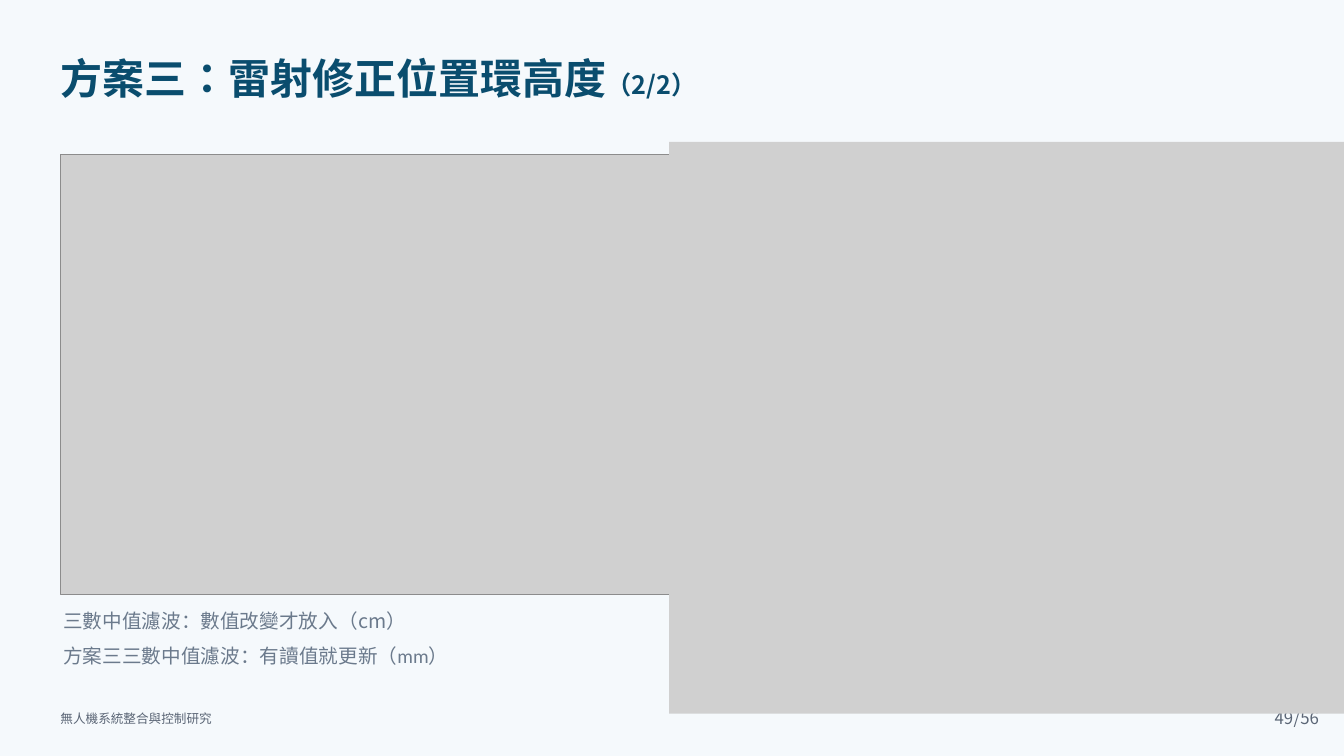
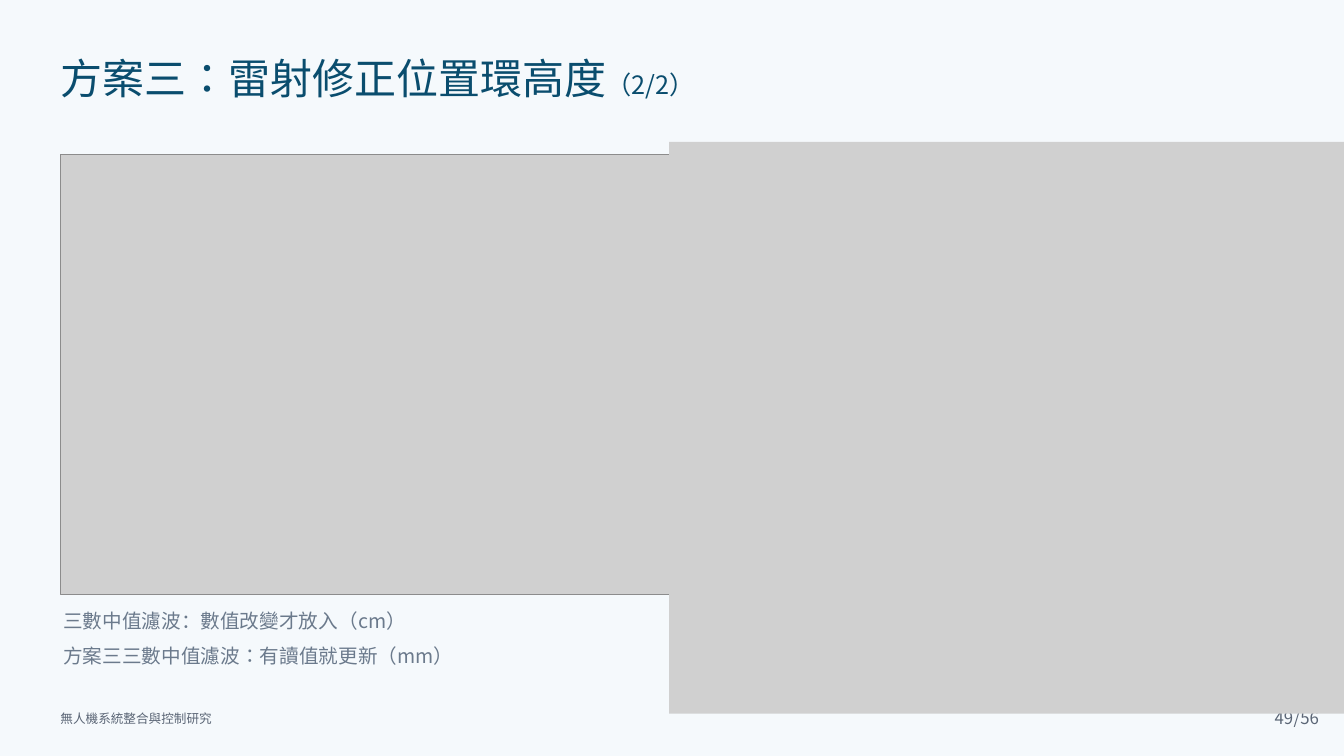
Before and after one commit to lingken1028/-, a slide deck: slide 49 of 無人機系統整合與控制研究_口試簡報 (2).pptx. Drawn at 1344x756 pixels with LibreOffice and Linux fonts; fonts in the diff are those of the drawing; grey boxes stand for pictures. Boxes give left, top, right and bottom in pixels: in the first picture for what was removed or moved away, otherwise in the second. Text is boxed around its words. In the diff, an @@ line names an element or a change of style, - is before the commit and + after.

```diff
--- a/無人機系統整合與控制研究_口試簡報 (2).pptx
+++ b/無人機系統整合與控制研究_口試簡報 (2).pptx
@@ text "方案三：雷射修正位置環高度（2/2）" at <box>60,58,694,99</box>: bold off @@
@@ text at <box>63,646,453,665</box>: font Noto Sans CJK SC to Noto Sans CJK TC, font Calibri to Noto Sans CJK TC in "方案三三數中值濾波：有讀值就更新（mm）" @@
```
Also in this commit, not shown: 49 other slides changed.
